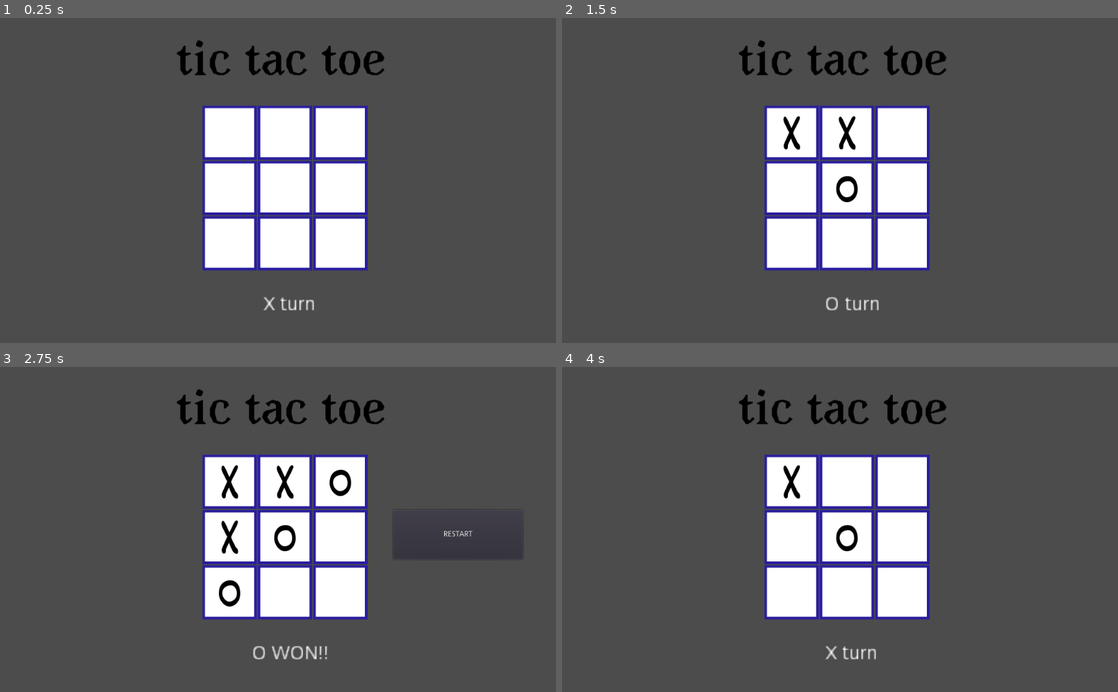
Above: before the commit, frames 1-4 (two rows, left to right).
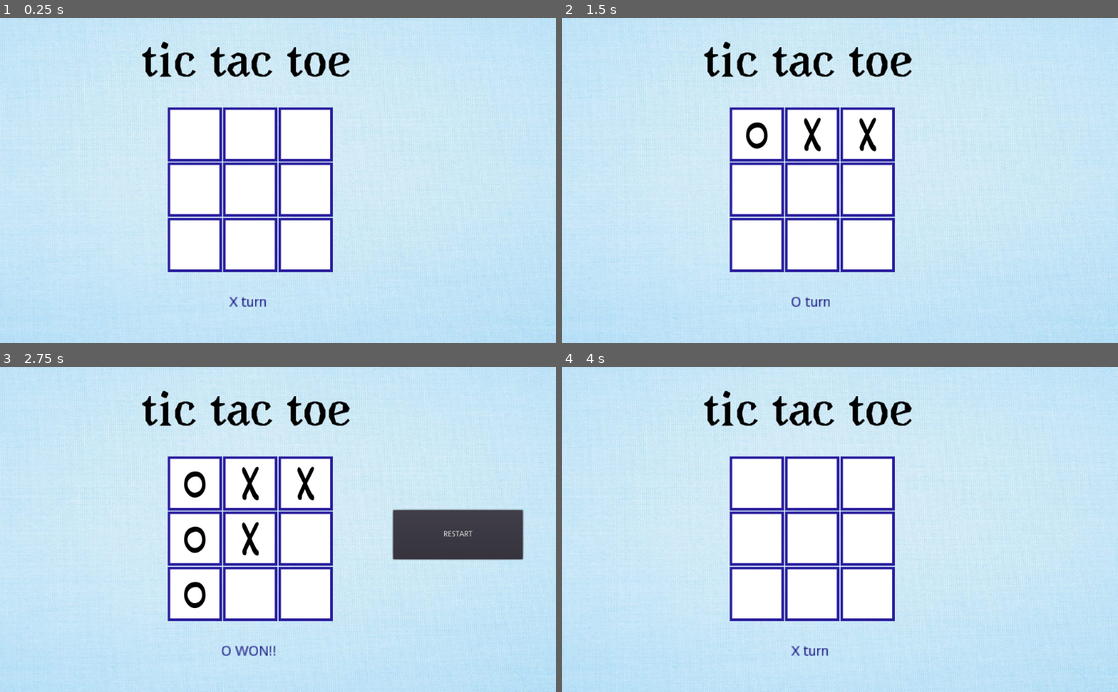
Above: after the commit, the same moments.

Repository: containedx/tic-tac-toe-AI
Game: Godot game, scene res://main_scene/game_scene.tscn
The game is run twice, just before and just after one commit, with the same random seed, the same clock (stepped at 60 frames per second) and the same inputs. The project has no main scene, so this scene is started directly.
Inputs (mouse positions are in pixels of both pictures, inside the frame that each line leads up to):
- Up to frame 1 (0.25 s): no input
- Up to frame 2 (1.5 s): click (789, 131) at 0.52 s; click (845, 131) at 1.27 s
- Up to frame 3 (2.75 s): click (227, 536) at 2.02 s
- Up to frame 4 (4 s): click "RESTART" at 2.75 s; tap Enter at 3.5 s

The runs differ from the first frame. In frame 1, 92% of the frame differs, in the area x 0-100%, y 0-100%; in frame 2, 93%; in frame 3, 89%; in frame 4, 92%.

Commit message:
some corrections and improvements

Diff:
--- a/tic_tac_toe_ai/main_scene/game_controller.gd
+++ b/tic_tac_toe_ai/main_scene/game_controller.gd
@@ -9,6 +9,7 @@
 func _ready() -> void:
 	_on_restart()
 	_initiate_board()
+
 
 func reset() -> void:
 	$result.visible = true
@@ -30,7 +31,9 @@
 	moves += 1
 	var result = check_win(board)
 	update_label(result)
-	if GameConfig.current == false : # if O
+	print("RESULT ", result)
+	if GameConfig.current == false && moves != 9 && result == -1: # if O
+		print("computer going")
 		computer_turn()
 
 func computer_turn() -> void:
--- a/tic_tac_toe_ai/main_scene/game_scene.tscn
+++ b/tic_tac_toe_ai/main_scene/game_scene.tscn
@@ -1,22 +1,29 @@
-[gd_scene load_steps=5 format=2]
+[gd_scene load_steps=6 format=2]
 
 [ext_resource path="res://main_scene/game_controller.gd" type="Script" id=1]
 [ext_resource path="res://assets/label.png" type="Texture" id=2]
 [ext_resource path="res://main_scene/board_piece.tscn" type="PackedScene" id=3]
 [ext_resource path="res://main_scene/computer.tscn" type="PackedScene" id=4]
+[ext_resource path="res://assets/background.jpeg" type="Texture" id=5]
 
 [node name="game_scene" type="Control"]
 anchor_right = 1.0
 anchor_bottom = 1.0
 script = ExtResource( 1 )
 
+[node name="TextureRect" type="TextureRect" parent="."]
+anchor_right = 1.0
+anchor_bottom = 1.0
+texture = ExtResource( 5 )
+expand = true
+
 [node name="title" type="TextureRect" parent="."]
 anchor_left = 0.5
 anchor_right = 0.5
-margin_left = -235.0
-margin_top = 7.0
-margin_right = 365.0
-margin_bottom = 207.0
+margin_left = -299.0
+margin_top = 10.0
+margin_right = 301.0
+margin_bottom = 210.0
 rect_scale = Vector2( 0.8, 0.8 )
 texture = ExtResource( 2 )
 
@@ -25,11 +32,12 @@
 anchor_top = 1.0
 anchor_right = 0.5
 anchor_bottom = 1.0
-margin_left = -201.0
-margin_top = -110.0
-margin_right = -21.9999
-margin_bottom = -78.0
-rect_scale = Vector2( 2.5, 2.5 )
+margin_left = -215.0
+margin_top = -103.0
+margin_right = -36.0
+margin_bottom = -71.0
+rect_scale = Vector2( 1.8, 1.8 )
+custom_colors/font_color = Color( 0.0745098, 0.0470588, 0.541176, 1 )
 text = "X turn"
 align = 1
 valign = 1
@@ -39,10 +47,10 @@
 anchor_top = 0.5
 anchor_right = 0.5
 anchor_bottom = 0.5
-margin_left = -139.0
-margin_top = -138.0
-margin_right = 469.0
-margin_bottom = 470.0
+margin_left = -203.0
+margin_top = -135.0
+margin_right = 405.0
+margin_bottom = 473.0
 rect_scale = Vector2( 0.5, 0.5 )
 
 [node name="row1" type="HBoxContainer" parent="board"]
Binary file added: tic_tac_toe_ai/assets/background.jpeg
Not shown, added: tic_tac_toe_ai/assets/background.jpeg.import
